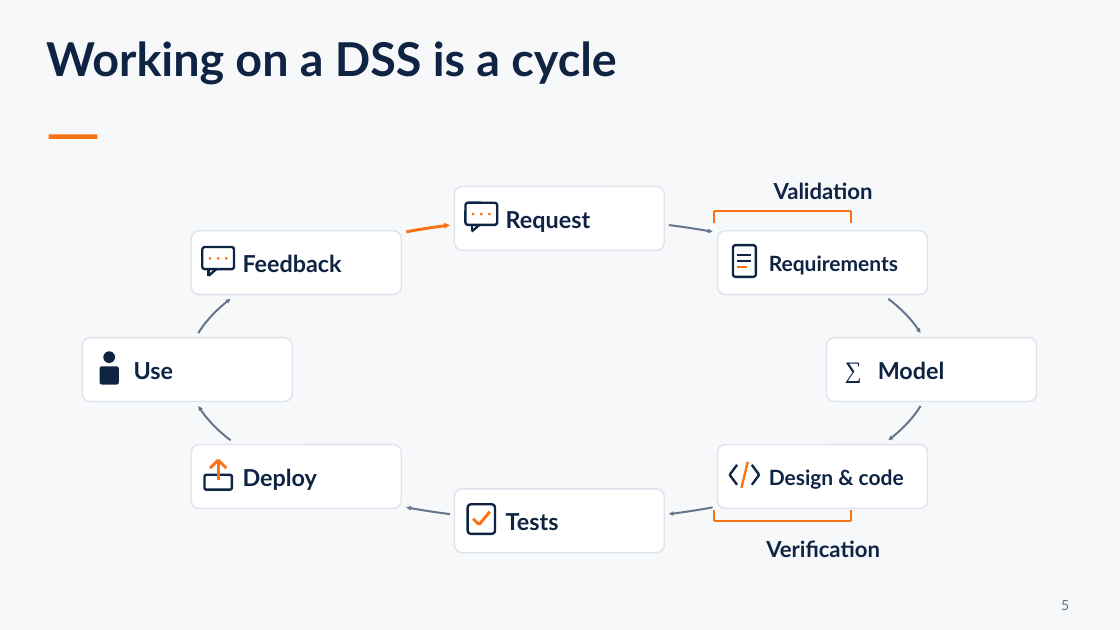
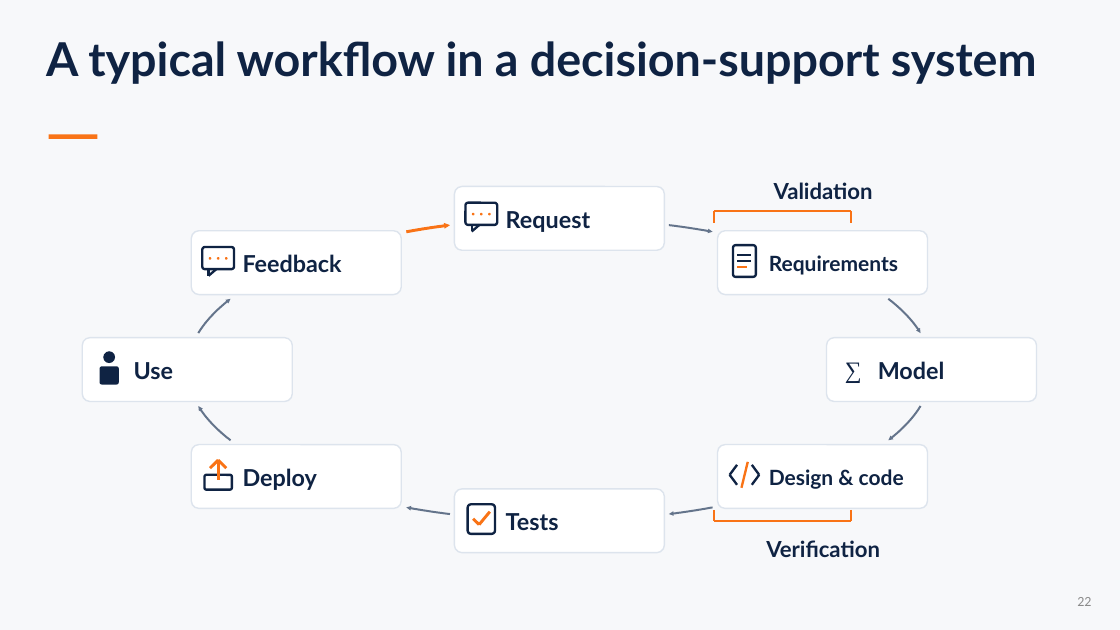
Before and after one commit to sefop/sefop-sctc-2026, a slide deck: slide 22 of SCTC-2026-Airlines-Optimization-Workshop.pptx (slide 9 before the commit). Drawn at 1120x630 pixels with LibreOffice and Linux fonts; fonts in the diff are those of the drawing. Boxes give left, top, right and bottom in pixels: in the first picture for what was removed or moved away, otherwise in the second. Text is boxed around its words. In the diff, an @@ line names an element or a change of style, - is before the commit and + after.

```diff
--- a/SCTC-2026-Airlines-Optimization-Workshop.pptx
+++ b/SCTC-2026-Airlines-Optimization-Workshop.pptx
@@ text at (46,41,1037,84): text changed @@
-Working on a DSS is a cycle
+A typical workflow in a decision-support system
@@ page number added at (1077,597,1091,606), 12 pt, text #8C8C8C @@
+22
@@ text removed at (1061,600,1069,610) @@
-5
```
Also in this commit, not shown: 22 other slides changed, 7 slides added, 2 slides removed, 7 other files.
